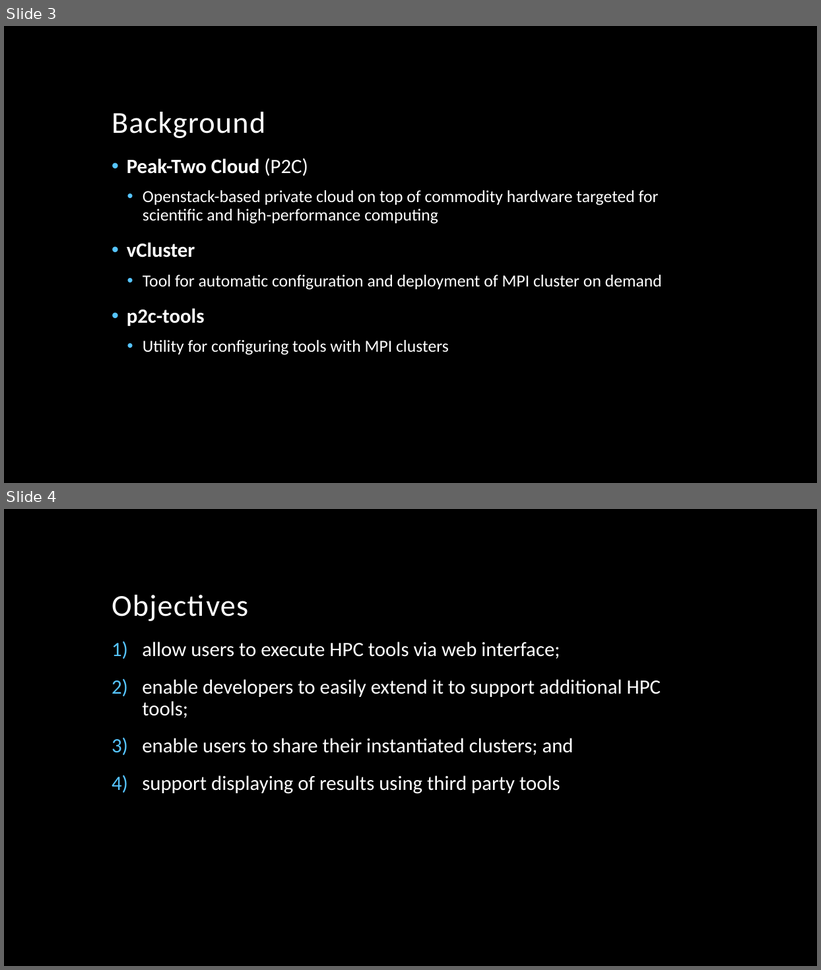
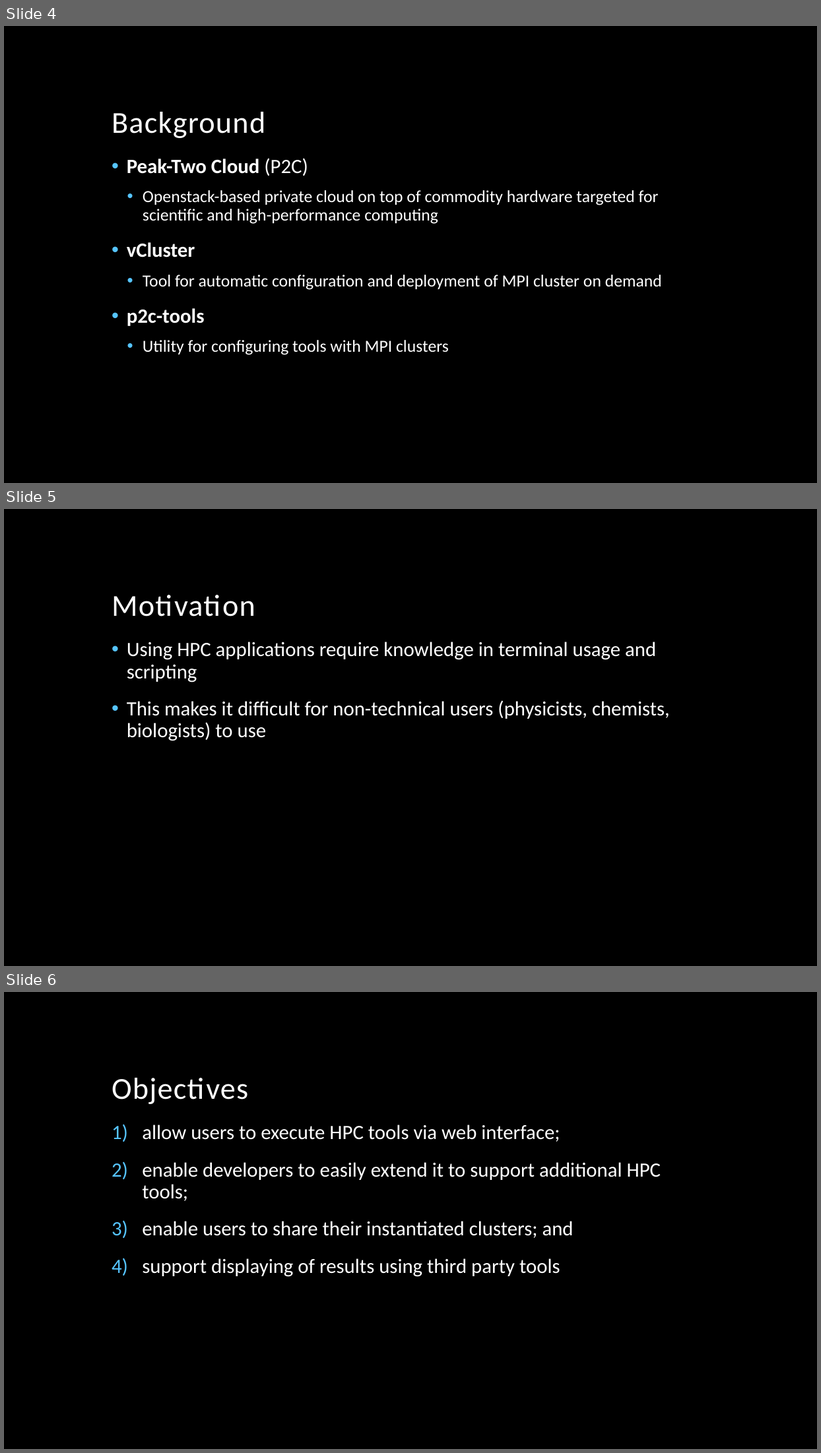
Before and after one commit to vincentpaul12/SkyLab-Files, a slide deck: pcsc_skylab.pptx. Shown one above the other, each under a label of ours: slides 3 and 4 before the commit, slides 4, 5 and 6 after it. The pictures are 821x970 and 821x1453 pixels, drawn with LibreOffice and Linux fonts; fonts in the diff are those of the drawing; background and template pictures are left out. Boxes give left, top, right and bottom in pixels: in the first picture for what was removed or moved away, otherwise in the second. Text is boxed around its words. In the diff, an @@ line names an element or a change of style, - is before the commit and + after.

```diff
--- a/pcsc_skylab.pptx
+++ b/pcsc_skylab.pptx
@@ slide 5 added at (x1=4, y1=509, x2=817, y2=966), background picture (left out) @@
@@ title added at (x1=112, y1=595, x2=255, y2=617), 36 pt, text #FFFFFF @@
+Motivation
@@ text added at (x1=127, y1=642, x2=670, y2=741), 24 pt, text #FFFFFF @@
+• Using HPC applications require knowledge in terminal usage and scripting
+• This makes it difficult for non-technical users (physicists, chemists, biologists) to use
@@ what was slide 3 is now slide 4 @@
@@ what was slide 4 is now slide 6 @@
```
Also in this commit, not shown: 8 slides changed, 6 other slides added, 4 slides removed.
